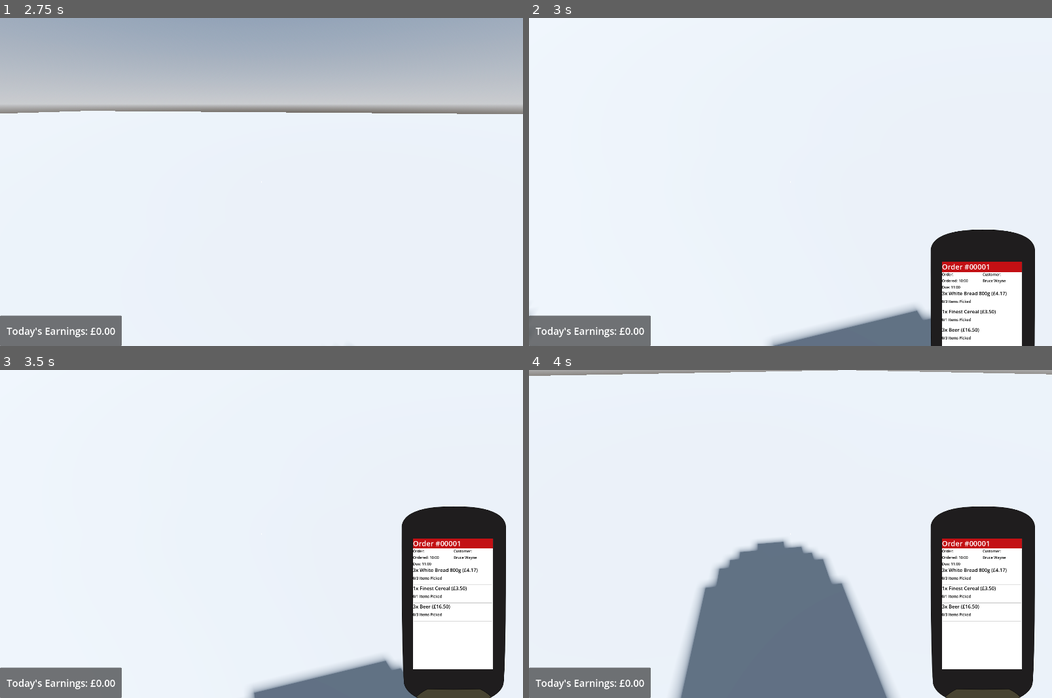
Above: before the commit, frames 1-4 (two rows, left to right).
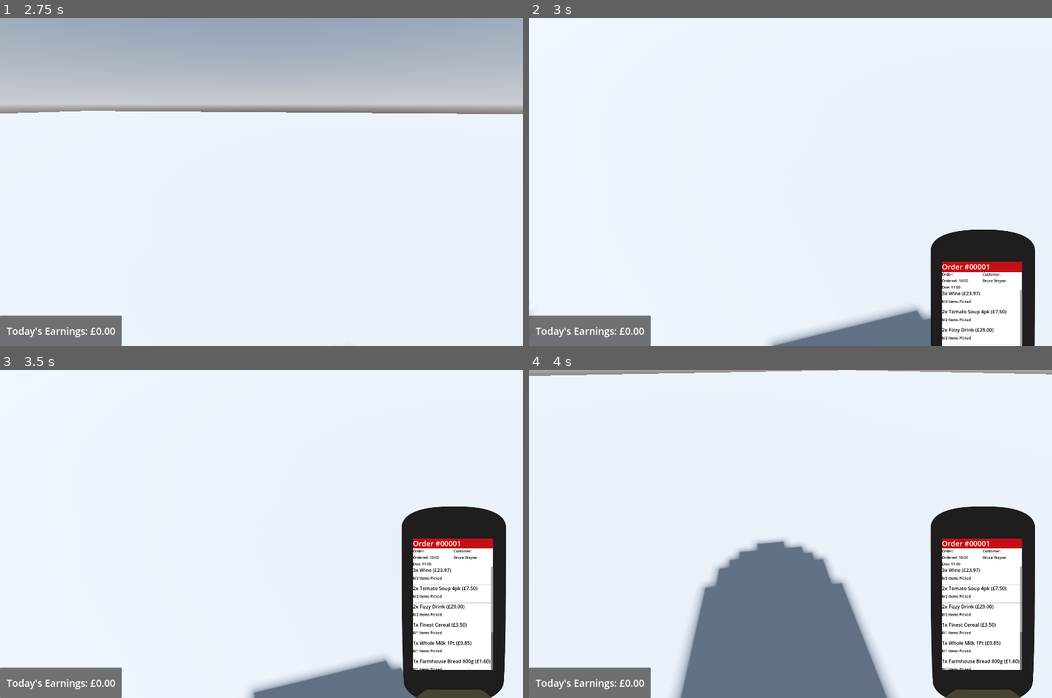
Above: after the commit, the same moments.

Repository: Allus-Interactive/speedy-shopper
Game: Godot game, scene res://game/world/shop/shop.tscn
Same seed, same stepped clock (60 frames per second), same inputs: the game is played once before the commit and once after it.
Inputs (mouse positions are in pixels of both pictures, inside the frame that each line leads up to):
- Up to frame 1 (2.75 s): tap Enter at 0.5 s; move the mouse to (376, 165) at 0.52 s; hold D (product_rotate_right) 0.53-1.28 s; hold C (crouch) 0.53-1.28 s; click (376, 165) at 0.67 s; move the mouse to (235, 182) at 1.27 s; hold W (forwards) from 1.28 s (still down); tap E (interact) at 1.35 s; move the mouse to (271, 175) at 2.02 s; hold R (replace) from 2.03 s (still down)
- Up to frame 2 (3 s): keep holding W (forwards); move the mouse to (785, 188) at 2.77 s; release R (replace) at 2.78 s; tap T (toggle_scanner) at 2.85 s; click (785, 188) at 2.92 s
- Up to frame 3 (3.5 s): keep holding W (forwards)
- Up to frame 4 (4 s): keep holding W (forwards); move the mouse to (827, 537) at 3.52 s; hold C (crouch) from 3.53 s (still down)

Frame 1 is identical in both runs. In frame 2, 0.3% of the frame differs, in the area x 78-95%, y 82-100%; in frame 3, 0.7%, in the area x 78-95%, y 59-92%; in frame 4, 0.7%.

Commit message:
added logic to generate several orders at once

Diff:
--- a/godot-project/game/global/job_manager.gd
+++ b/godot-project/game/global/job_manager.gd
@@ -15,40 +15,43 @@
 func generate_order() -> void:
 	var all_products_in_shop: Array[Item] = ProductManager.all_products
 	var grouped_products = group_items_by_category(all_products_in_shop)
-	var products_in_order: Array[OrderItemData] = []
+	var no_of_orders_to_generate = randi_range(1, 4)
 
-	var no_of_categories: int = Item.CATEGORY.size()
-	var no_of_items_in_order: int = randi_range(1, no_of_categories)
+	for no_of_orders in no_of_orders_to_generate:
+		var products_in_order: Array[OrderItemData] = []
+		var no_of_categories: int = Item.CATEGORY.size()
+		var no_of_items_in_order: int = randi_range(1, no_of_categories)
 
-	# Basic Order Generation
-	# TODO: change order of grouped_products? So orders don't follow the same patern every time
-	for i in no_of_items_in_order:
-		print("CATEGORY: ", Item.CATEGORY.keys()[i])
-		var product = grouped_products[i]
-		var new_product := OrderItemData.new()
-		new_product.product_info = product[randi_range(0, product.size() - 1)]
-		new_product.required_quantity = randi_range(1, 3)
-		var max_range = products_in_order.size() if products_in_order.size() == 0 else products_in_order.size() - 1
-		var index = randi_range(0, max_range)
-		products_in_order.insert(index, new_product)
+		# Basic Order Generation
+		# TODO: change order of grouped_products? So orders don't follow the same patern every time
+		for i in no_of_items_in_order:
+			var product = grouped_products[i]
+			var new_product := OrderItemData.new()
+			new_product.product_info = product[randi_range(0, product.size() - 1)]
+			new_product.required_quantity = randi_range(1, 3)
+			var max_range = products_in_order.size() if products_in_order.size() == 0 else products_in_order.size() - 1
+			var index = randi_range(0, max_range)
+			products_in_order.insert(index, new_product)
 
-	var order := OrderData.new()
-	# irrelevant data, remove?
-	order.shop_name = "ScotMid"
-	order.order_id = order_id
-	order.items = products_in_order
-	# TODO: get delivery address
-	order.delivery_address = "Pickup"
-	# TODO: get customer name
-	order.customer = "Bruce Wayne"
-	# TODO: get times when time system has been implmented
-	order.order_placed = "10:00"
-	order.delivery_time = "11:00"
-	order.price = calculate_order_price(products_in_order)
+		var order := OrderData.new()
+		# irrelevant data, remove?
+		order.shop_name = "ScotMid"
+		order.order_id = order_id
+		order.items = products_in_order
+		# TODO: get delivery address
+		order.delivery_address = "Pickup"
+		# TODO: get customer name
+		order.customer = "Bruce Wayne"
+		# TODO: get times when time system has been implmented
+		order.order_placed = "10:00"
+		order.delivery_time = "11:00"
+		order.price = calculate_order_price(products_in_order)
 
-	available_orders.append(order)
+		available_orders.append(order)
 
-	order_id += 1
+		order_id += 1
+
+	print("Orders: ", available_orders.size())
 
 func select_order_by_id(id: int) -> void:
 	for order in available_orders:
--- a/godot-project/game/player/player.gd
+++ b/godot-project/game/player/player.gd
@@ -216,8 +216,9 @@
 	TheGameManager.daily_earnings += calculate_player_tip()
 	earnings_label.text = "Today's Earnings: £" + "%0.2f" % TheGameManager.daily_earnings
 
-	# Generate next order
-	TheJobManager.generate_order()
+	# Generate next orders if no available orders
+	if TheJobManager.available_orders.size() == 0:
+		TheJobManager.generate_order()
 
 	# Reset the delivery crate (once order has been collected)
 	TheGameManager.delivery_crate.reparent(TheGameManager.crate_hold_point)
